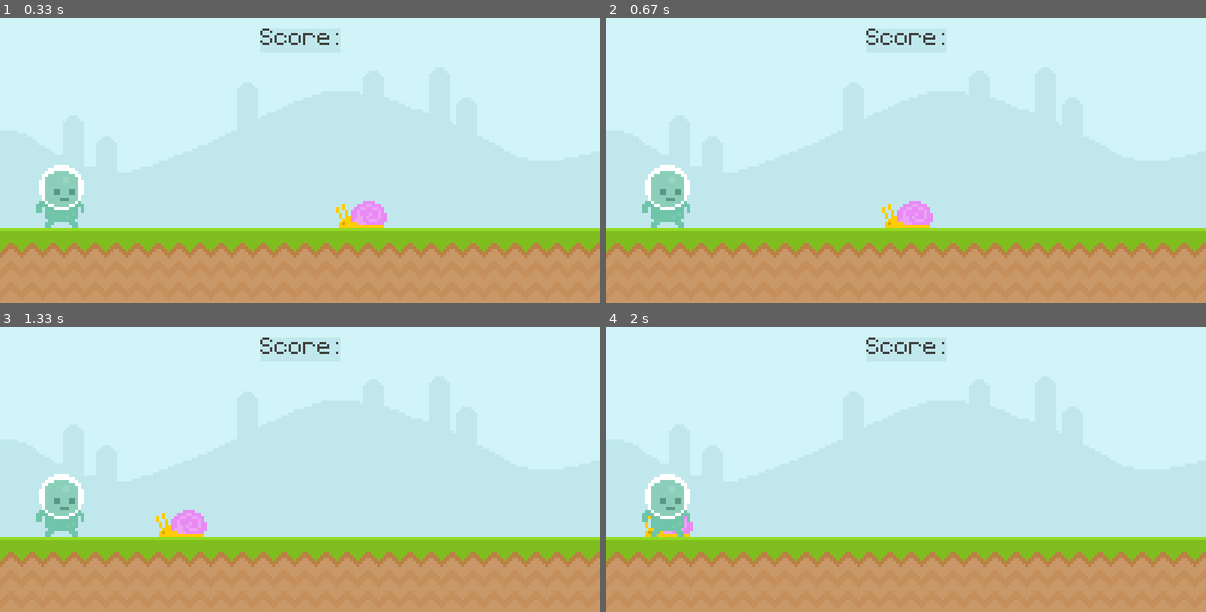
Above: before the commit, frames 1-4 (two rows, left to right).
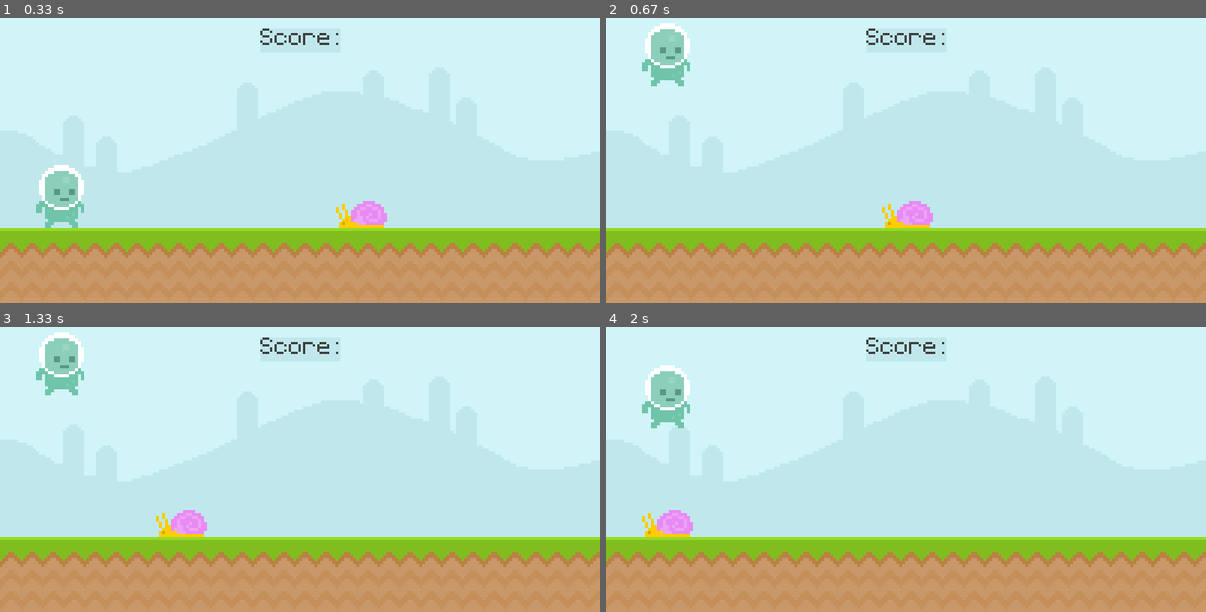
Above: after the commit, the same moments.

Repository: TylerTLe/PygamesBasics
Game: pygame game, started from main.py
Two runs of this game, one before a commit and one after it. Both use one fixed random seed, a clock stepped at 60 frames per second and the inputs below.
Inputs (mouse positions are in pixels of both pictures, inside the frame that each line leads up to):
- Up to frame 1 (0.33 s): no input
- Up to frame 2 (0.67 s): press the mouse at (666, 197) at 0.37 s; move the mouse to (774, 134) at 0.47 s; release the mouse at (882, 72) at 0.6 s
- Up to frame 3 (1.33 s): tap Space at 0.67 s; press the mouse at (60, 506) at 1.03 s; move the mouse to (120, 458) at 1.13 s; release the mouse at (174, 412) at 1.27 s
- Up to frame 4 (2 s): tap Space at 1.83 s

Frame 1 is identical in both runs. In frame 2, 2.6% of the frame differs, in the area x 6-14%, y 1-74%; in frame 3, 2.6%; in frame 4, 2.6%.

Commit message:
Adds jumping mechanic

Diff:
--- a/main.py
+++ b/main.py
@@ -15,38 +15,42 @@
 score_rect = score_surface.get_rect(center = (400,50))
 
 snail_surface = pygame.image.load('graphics/snail/snail1.png').convert_alpha()
-snail_x = 600
 snail_hitbox = snail_surface.get_rect(bottomright = (600,300))
-
 
 player_surface = pygame.image.load('graphics/player/player_walk_1.png').convert_alpha()
 player_hitbox = player_surface.get_rect(midbottom = (80,300))
+player_gravity = 0
 
 while True:
     for event in pygame.event.get():
         if event.type == pygame.QUIT:
             pygame.quit()
             exit()
-        if event.type == pygame.MOUSEMOTION:
-            if player_hitbox.collidepoint(event.pos): print('collision')
+        if event.type == pygame.MOUSEBUTTONDOWN and player_hitbox.bottom >=300:
+                if player_hitbox.collidepoint(event.pos):
+                    player_gravity = -20
 
+        if event.type == pygame.KEYDOWN:
+            if event.key == pygame.K_SPACE and player_hitbox.bottom >=300:
+                player_gravity = -20
+
+    # Background
     screen.blit(sky,(0,0))
     screen.blit(ground,(0,300))
     pygame.draw.rect(screen,'#c0e8ec', score_rect, )
     pygame.draw.rect(screen,'#c0e8ec', score_rect, 10)
     screen.blit(score_surface,score_rect)
 
+    # Snail
     snail_hitbox.x -= 4
     if snail_hitbox.right <= 0: snail_hitbox.left = 800
     screen.blit(snail_surface,snail_hitbox)
+
+    # Player
+    player_gravity += 1
+    player_hitbox.y += player_gravity
+    if player_hitbox.bottom >= 300: player_hitbox.bottom = 300
     screen.blit(player_surface,player_hitbox)
-
-    # if player_hitbox.collidedict(snail_hitbox):
-    #     player_hitbox.collidepoint()
-
-    # mouse_pos = pygame.mouse.get_pos()
-    # if player_hitbox.collidepoint((mouse_pos)):
-    #     pygame.mouse.get_pressed()
 
     pygame.display.update()
     clock.tick(60)
